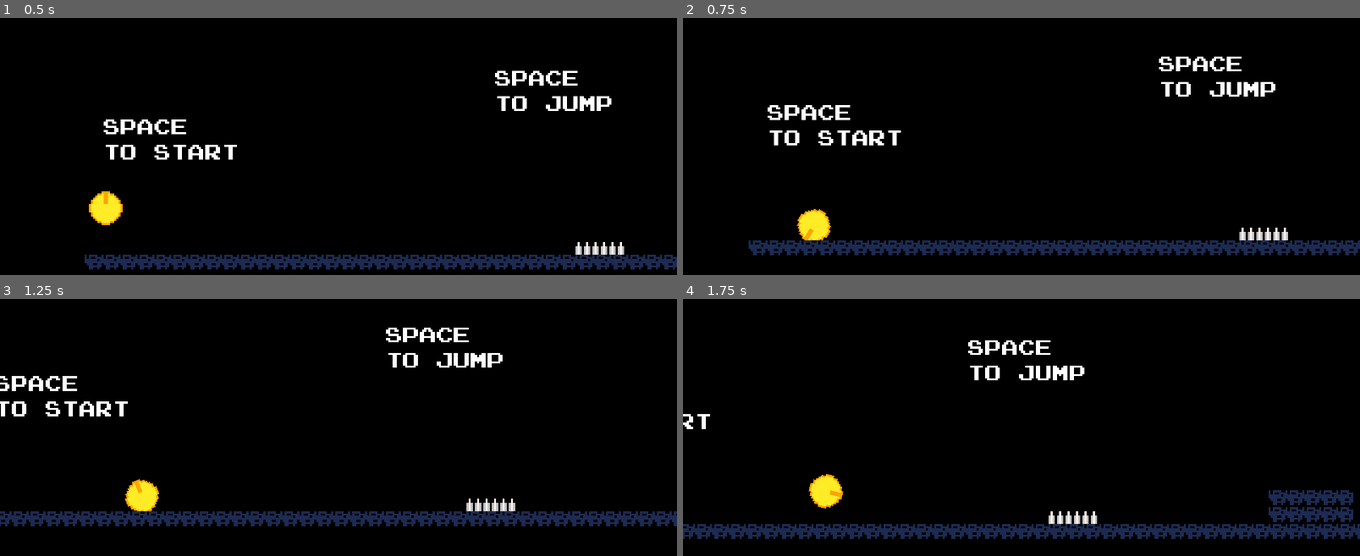
Above: before the commit, frames 1-4 (two rows, left to right).
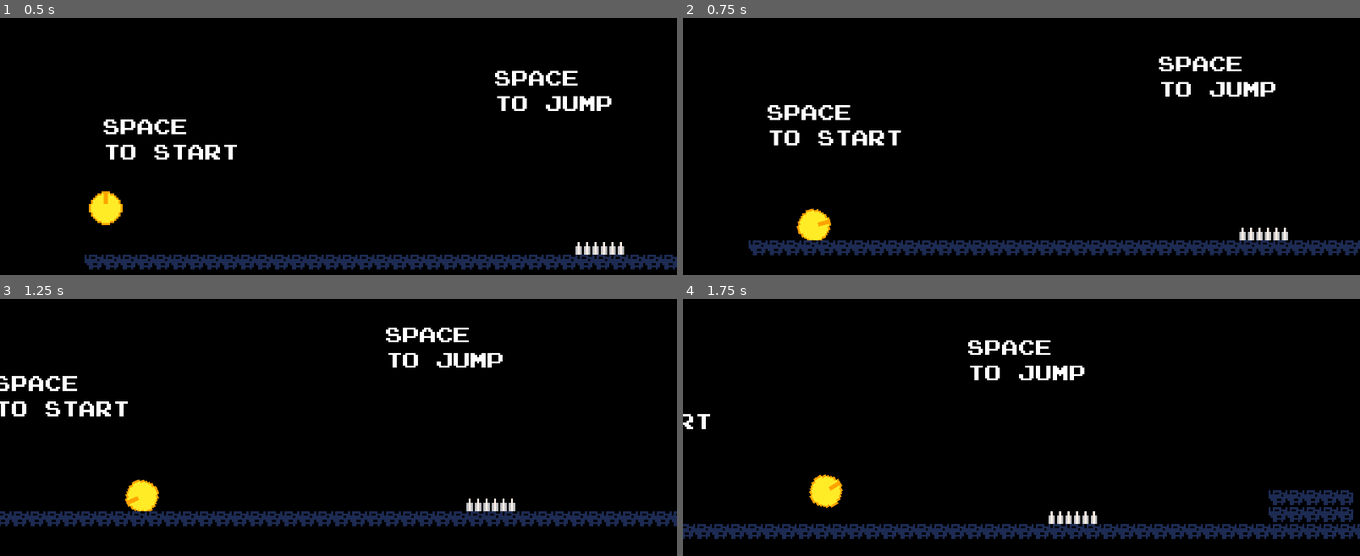
Above: after the commit, the same moments.

Repository: cat-in-the-dark/gmtk_2025
Game: Godot game, scene res://scenes/game_scene.tscn
Same seed, same stepped clock (60 frames per second), same inputs: the game is played once before the commit and once after it.
Inputs:
- Up to frame 1 (0.5 s): no input
- Up to frame 2 (0.75 s): tap Enter (ui_accept) at 0.5 s; hold Right (ui_right) from 0.53 s (still down)
- Up to frame 3 (1.25 s): keep holding Right (ui_right); tap Enter (ui_accept) at 0.77 s
- Up to frame 4 (1.75 s): keep holding Right (ui_right); tap Enter (ui_accept) at 1.52 s

Frame 1 is identical in both runs. In frame 2, 0.2% of the frame differs, in the area x 16-22%, y 74-87%; in frame 3, less than 0.1%; in frame 4, 0.2%, in the area x 18-24%, y 68-82%.

Commit message:
player rotation fix

Diff:
--- a/scripts/player.gd
+++ b/scripts/player.gd
@@ -35,11 +35,11 @@
 	else:
 		velocity.x = move_toward(velocity.x, 0, SPEED)
 
+	move_and_slide()
+
 	# Animate sprite
-	if velocity.x > 0.01 or velocity.x < -0.01:
-		sprite.rotate(-1 * velocity.x / 16.0)
-
-	move_and_slide()
+	var vx = get_position_delta().x
+	sprite.rotate(vx / 16.0)
 
 
 func collect_note():
